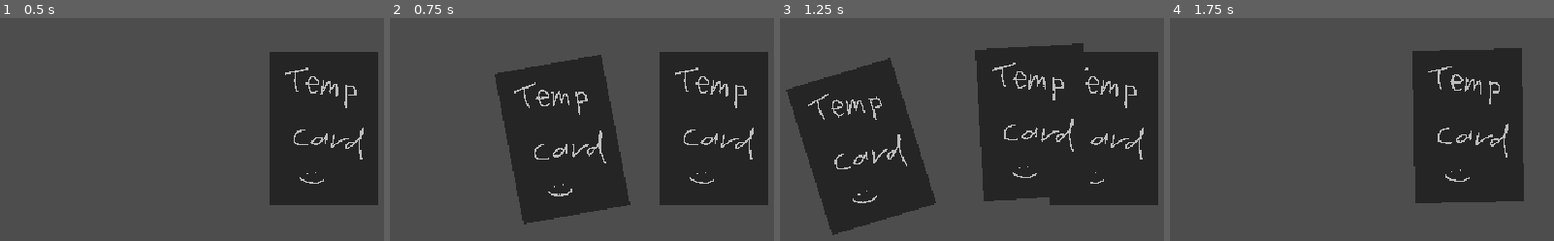
Above: before the commit, frames 1-4 (left to right).
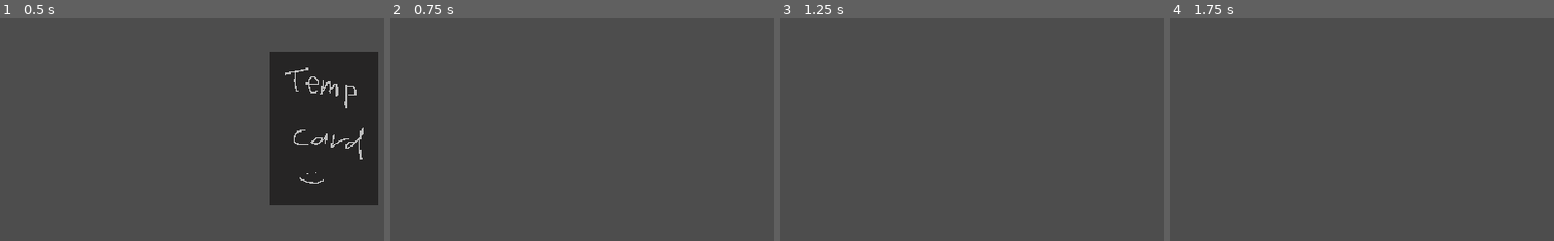
Above: after the commit, the same moments.

Repository: Filkspline/CreatureFeature
Game: Godot game, scene res://scenes/upgrade_card_ui.tscn
The game is run twice, just before and just after one commit, with the same random seed, the same clock (stepped at 60 frames per second) and the same inputs. This scene is started directly instead of the project's main scene.
Inputs (mouse positions are in pixels of both pictures, inside the frame that each line leads up to):
- Up to frame 1 (0.5 s): no input
- Up to frame 2 (0.75 s): tap Enter at 0.5, 0.6 s; move the mouse to (outside the picture) at 0.52 s; hold D (RightP1) from 0.53 s (still down); click (outside the picture) at 0.67 s
- Up to frame 3 (1.25 s): keep holding D (RightP1); tap Space (JumpP1) at 0.77 s
- Up to frame 4 (1.75 s): move the mouse to (1338, 149) at 1.27 s; release D (RightP1) at 1.28 s; hold S (DownP1) from 1.28 s (still down); tap O (NormalP1) at 1.35 s; click (1338, 149) at 1.42 s; tap Space (JumpP1) at 1.52 s; tap Enter at 1.55 s

Frame 1 is identical in both runs. In frame 2, 39% of the frame differs, in the area x 27-99%, y 15-93%; in frame 3, 52%, in the area x 1-99%, y 11-98%; in frame 4, 19%.
Error before the commit: Cannot call method 'get_index' on a previously freed instance. (res://scripts/card_hand.gd:44)
Error after the commit: Invalid assignment of property or key 'currently_highlighted' with value of type 'bool' on a base object of type 'null instance'. (res://scripts/card_hand.gd:8…

Commit message:
Started working on controller input for the card ui as well as keyboard input
Currently got the selection and stuff done, need to test with a controller proper

Diff:
--- a/scenes/upgrade_card.tscn
+++ b/scenes/upgrade_card.tscn
@@ -48,4 +48,3 @@
 
 [connection signal="gui_input" from="Control/TextureRect" to="." method="_on_texture_rect_gui_input"]
 [connection signal="mouse_entered" from="Control/TextureRect" to="." method="_on_texture_rect_mouse_entered"]
-[connection signal="mouse_exited" from="Control/TextureRect" to="." method="_on_texture_rect_mouse_exited"]
--- a/scenes/upgrade_card_ui.tscn
+++ b/scenes/upgrade_card_ui.tscn
@@ -30,7 +30,6 @@
 
 [node name="hand" type="Node2D" parent="Camera2D" unique_id=1895491932]
 script = ExtResource("1_l8650")
-hand_limit = 5
 spread_curve = SubResource("Curve_l8650")
 height_curve = SubResource("Curve_ncbw7")
 rotation_curve = SubResource("Curve_vdyfn")
--- a/scripts/card_hand.gd
+++ b/scripts/card_hand.gd
@@ -2,7 +2,7 @@
 
 const UPGRADE_CARD = preload("res://scenes/upgrade_card.tscn")
 
-@export var hand_limit : int
+@export var hand_limit : int = 5 # Default 5
 @export var hand_width : float = 200 # Measured in pixels 200 is good for 5 cards
 @export var spread_curve: Curve
 @export var height_curve: Curve
@@ -14,13 +14,13 @@
 var card_default_transform : Transform2D
 var card_default_rotation : float
 var defaults_set : bool
+var selected_card_idx : int
 
 ##------------------------------------------------------------------------
 
 # Called when the node enters the scene tree for the first time.
 func _ready() -> void:
 	_draw_hand()
-
 
 func _draw_hand() -> void:
 	current_z_index = card_default_z_index
@@ -54,16 +54,73 @@
 		tween.parallel().tween_property(card, "rotation", rotation_curve.sample(hand_ratio) * -0.3, 0.4)
 		await get_tree().create_timer(0.5).timeout
 
+	hand.get_child(0).currently_highlighted = true
+	hand.get_child(0)._handle_highlight()
+	selected_card_idx = 0
 
-func _handle_clicked_card(clicked_card : Node2D):
+func _input(event: InputEvent) -> void:
+	# Handles the input for the ui menu, god help us all
+	if event is InputEventMouseButton or event is InputEventMouseMotion:
+		Input.mouse_mode = Input.MOUSE_MODE_VISIBLE
+
+	elif event is InputEventKey:
+		Input.mouse_mode = Input.MOUSE_MODE_HIDDEN
+		if event.keycode == KEY_A and event.pressed:
+			if selected_card_idx == 0:
+				pass
+			else:
+				selected_card_idx -= 1
+				hand.get_child(selected_card_idx).currently_highlighted = true
+				hand.get_child(selected_card_idx)._handle_highlight()
+		elif event.keycode == KEY_D and event.pressed:
+			if selected_card_idx == (hand_limit - 1):
+				pass
+			else:
+				selected_card_idx += 1
+				hand.get_child(selected_card_idx).currently_highlighted = true
+				hand.get_child(selected_card_idx)._handle_highlight()
+
+	elif event is InputEventJoypadButton:
+		Input.mouse_mode = Input.MOUSE_MODE_HIDDEN
+		if event.button_index == JOY_BUTTON_DPAD_LEFT and event.pressed:
+			if selected_card_idx == 0:
+				pass
+			else:
+				selected_card_idx -= 1
+				hand.get_child(selected_card_idx).currently_highlighted = true
+				hand.get_child(selected_card_idx)._handle_highlight()
+		elif event.button_index == JOY_BUTTON_DPAD_RIGHT and event.pressed:
+			if selected_card_idx == (hand_limit - 1):
+				pass
+			else:
+				selected_card_idx += 1
+				hand.get_child(selected_card_idx).currently_highlighted = true
+				hand.get_child(selected_card_idx)._handle_highlight()
+
+	elif event is InputEventJoypadMotion:
+		Input.mouse_mode = Input.MOUSE_MODE_VISIBLE
+	else:
+		pass
+
+	if event is InputEventJoypadButton:
+		if event.button_index == JOY_BUTTON_A:
+			_handle_clicked_card()
+	elif event is InputEventKey:
+		if event.keycode == KEY_ENTER or event.keycode == KEY_SPACE:
+			_handle_clicked_card()
+
+
+func _handle_clicked_card():
+	var highlighted_card : Node2D
 	for card in hand.get_children():
-		if card != clicked_card:
+		if card.currently_highlighted == false:
 			hand.remove_child(card)
 			card.queue_free()
-
+		else:
+			highlighted_card = card
 	# Handles moving the selected card to the center of the screen,
 	# can be changed to move to a specific node down the line
 	var tween = create_tween()
-	tween.tween_property(clicked_card, "transform", card_default_transform, 0.4)
-	tween.parallel().tween_property(clicked_card, "rotation", card_default_rotation, 0.4)
+	tween.tween_property(highlighted_card, "transform", card_default_transform, 0.4)
+	tween.parallel().tween_property(highlighted_card, "rotation", card_default_rotation, 0.4)
 	# TODO to handle vfx if wanted or any other processes do so after the above code
--- a/scripts/upgrade_card.gd
+++ b/scripts/upgrade_card.gd
@@ -3,20 +3,30 @@
 @onready var selection_icon = $Control/selection_icon
 @onready var parent_node = self.get_parent()
 
+var currently_highlighted : bool
 
 func _ready() -> void:
 	selection_icon.hide()
 
+
 func _on_texture_rect_mouse_entered() -> void:
-	selection_icon.show()
+	currently_highlighted = true
+	_handle_highlight()
 
 
-func _on_texture_rect_mouse_exited() -> void:
-	selection_icon.hide()
+func _handle_highlight() -> void:
+	if  currently_highlighted:
+		for card in self.get_parent().get_children():
+			if card != self:
+				card.currently_highlighted = false
+				card.selection_icon.hide()
+		selection_icon.show()
+	else:
+		selection_icon.hide()
 
-
+# TODO change to handle being the currently selected card
 func _on_texture_rect_gui_input(event: InputEvent) -> void:
 	# TODO This will need to be edited to handle controller input eventually
 	if event is InputEventMouseButton:
 		if event.button_index == MOUSE_BUTTON_LEFT and event.pressed:
-			parent_node._handle_clicked_card(self)
+			parent_node._handle_clicked_card()
